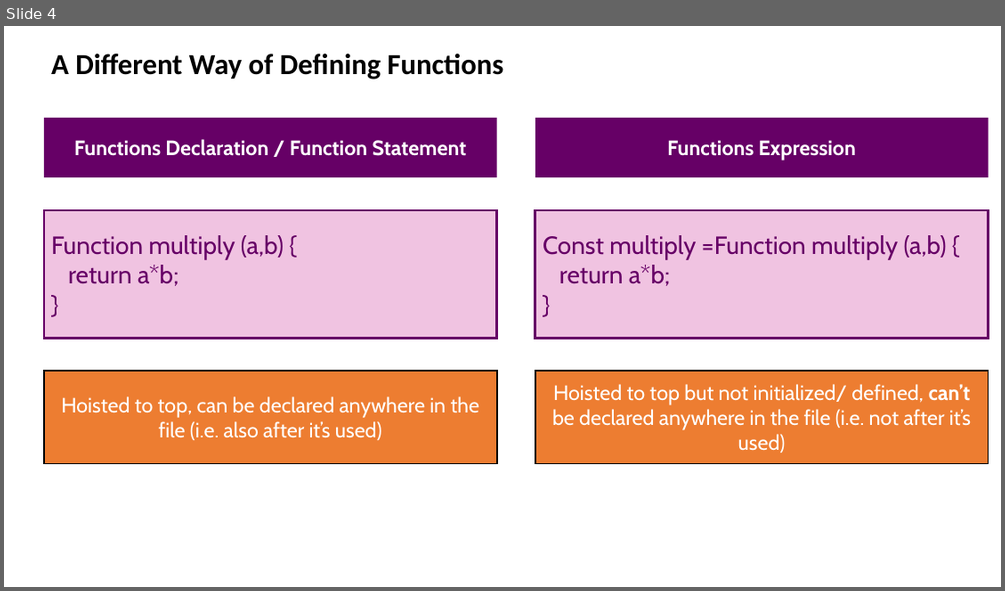
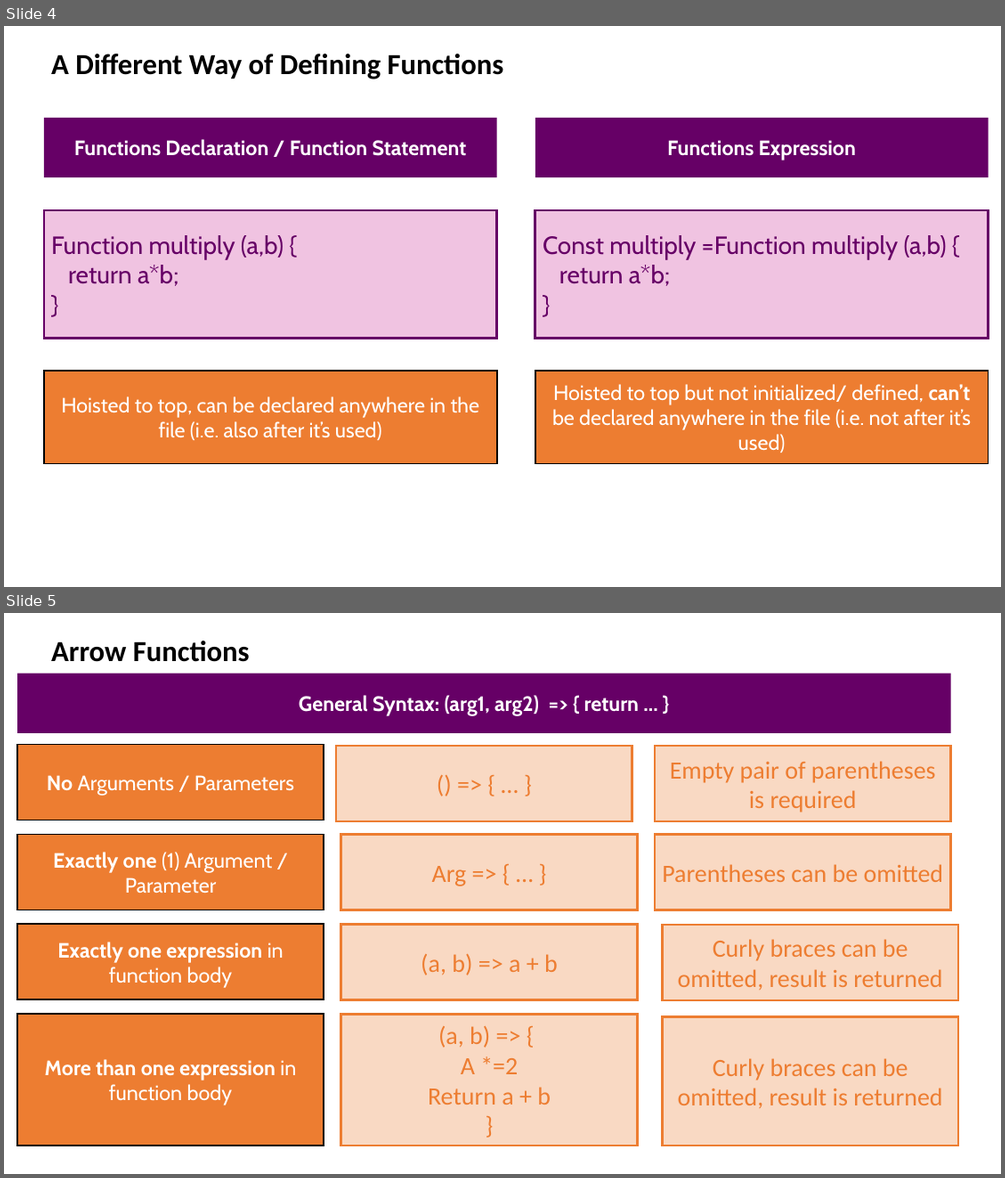
Before and after one commit to drronidz/JavaScript-The-Complete-Guide-2020, a slide deck: 6. More on Functions/docs/Introduction.pptx. Shown one above the other, each under a label of ours: slide 4 before the commit, slides 4 and 5 after it. The pictures are 1005x591 and 1005x1178 pixels, drawn with LibreOffice and Linux fonts; fonts in the diff are those of the drawing. Boxes give left, top, right and bottom in pixels: in the first picture for what was removed or moved away, otherwise in the second. Text is boxed around its words. In the diff, an @@ line names an element or a change of style, - is before the commit and + after.

Commit message:
11. Introducing Arrow Functions

```diff
--- a/6. More on Functions/docs/Introduction.pptx
+++ b/6. More on Functions/docs/Introduction.pptx
@@ slide 5 added at (x1=4, y1=613, x2=1001, y2=1174), background #FFFFFF @@
@@ text added at (x1=51, y1=641, x2=250, y2=662), 28 pt, text #000000, bold @@
+Arrow Functions
@@ rectangle added at (x1=17, y1=673, x2=951, y2=732), fill #660066, 20 pt, text #FFFFFF, bold @@
+General Syntax: (arg1, arg2) => { return … }
@@ rectangle added at (x1=17, y1=745, x2=324, y2=820), fill #ED7D31, outline #000000 1.5 pt, 20 pt, text #FFFFFF @@
+No Arguments / Parameters
@@ rectangle added at (x1=336, y1=747, x2=632, y2=821), fill #ED7D31 at 29% opacity, outline #ED7D31 2.25 pt, 24 pt, text #ED7D31 @@
+() => { … }
@@ rectangle added at (x1=655, y1=747, x2=951, y2=821), fill #ED7D31 at 29% opacity, outline #ED7D31 2.25 pt, 24 pt, text #ED7D31 @@
+Empty pair of parentheses is required
@@ rectangle added at (x1=17, y1=835, x2=324, y2=910), fill #ED7D31, outline #000000 1.5 pt, 20 pt, text #FFFFFF @@
+Exactly one (1) Argument / Parameter
@@ rectangle added at (x1=341, y1=835, x2=638, y2=910), fill #ED7D31 at 29% opacity, outline #ED7D31 2.25 pt, 24 pt, text #ED7D31 @@
+Arg => { … }
@@ rectangle added at (x1=655, y1=835, x2=951, y2=910), fill #ED7D31 at 29% opacity, outline #ED7D31 2.25 pt, 24 pt, text #ED7D31 @@
+Parentheses can be omitted
@@ rectangle added at (x1=17, y1=925, x2=324, y2=999), fill #ED7D31, outline #000000 1.5 pt, 20 pt, text #FFFFFF, bold @@
+Exactly one expression in function body
@@ rectangle added at (x1=341, y1=925, x2=638, y2=999), fill #ED7D31 at 29% opacity, outline #ED7D31 2.25 pt, 24 pt, text #ED7D31 @@
+(a, b) => a + b
@@ rectangle added at (x1=662, y1=925, x2=958, y2=1000), fill #ED7D31 at 29% opacity, outline #ED7D31 2.25 pt, 24 pt, text #ED7D31 @@
+Curly braces can be omitted, result is returned
@@ rectangle added at (x1=17, y1=1013, x2=324, y2=1145), fill #ED7D31, outline #000000 1.5 pt, 20 pt, text #FFFFFF, bold @@
+More than one expression in function body
@@ rectangle added at (x1=341, y1=1013, x2=638, y2=1145), fill #ED7D31 at 29% opacity, outline #ED7D31 2.25 pt, 24 pt, text #ED7D31 @@
+(a, b) => {
+A *=2
+Return a + b
+}
@@ rectangle added at (x1=662, y1=1017, x2=958, y2=1145), fill #ED7D31 at 29% opacity, outline #ED7D31 2.25 pt, 24 pt, text #ED7D31 @@
+Curly braces can be omitted, result is returned
```
Also in this commit, not shown: 6 slides removed, 1 other file.
